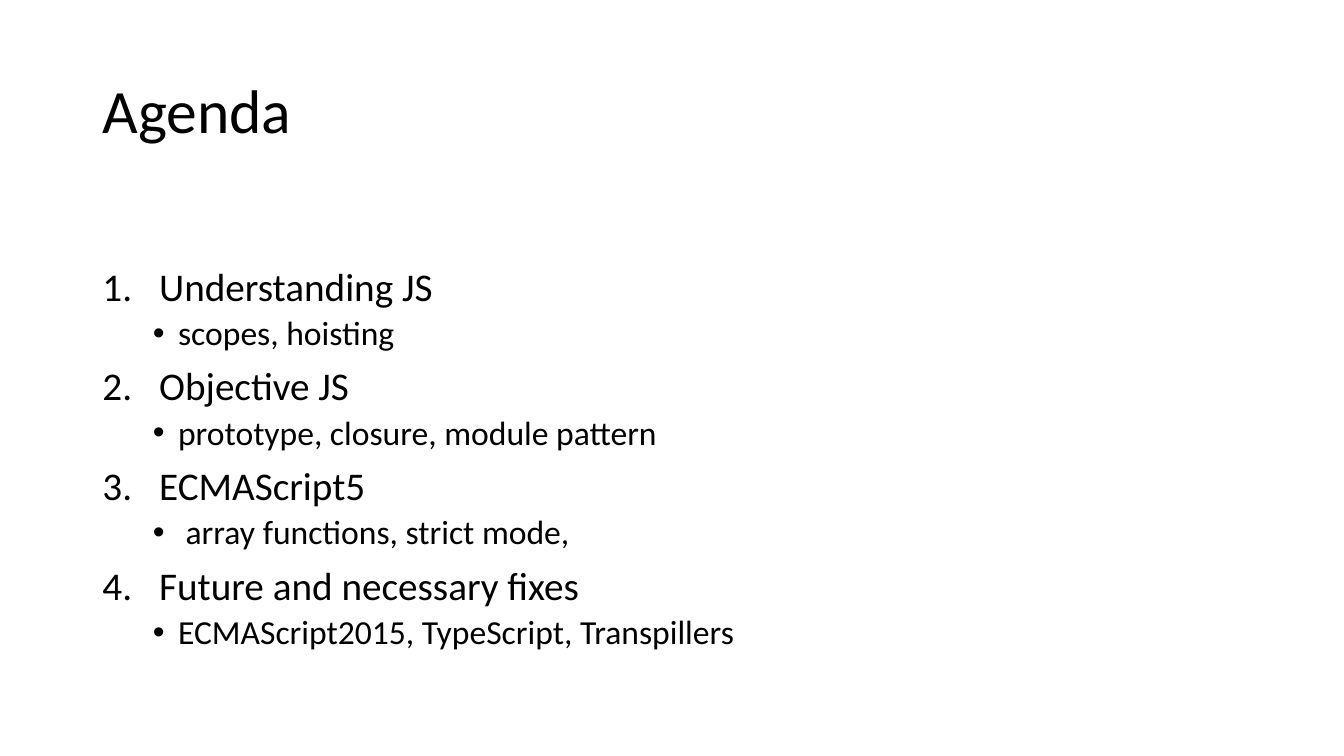
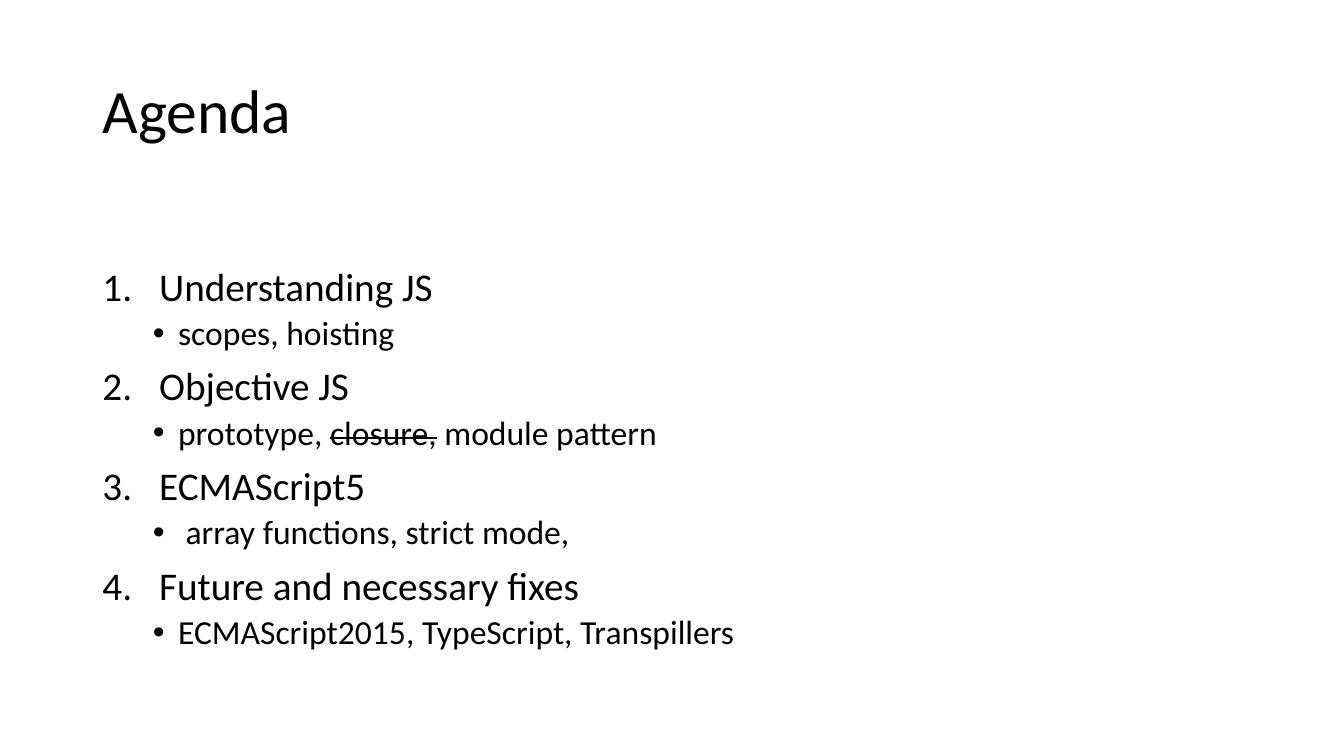
Before and after one commit to dankrz/JsTraining, a slide deck: slide 3 of JsTraining-presentation/JS Training.pptx. Drawn at 1344x756 pixels with LibreOffice and Linux fonts; fonts in the diff are those of the drawing. Boxes give left, top, right and bottom in pixels: in the first picture for what was removed or moved away, otherwise in the second. Text is boxed around its words. In the diff, an @@ line names an element or a change of style, - is before the commit and + after.

Commit message:
reduce slides

```diff
--- a/JsTraining-presentation/JS Training.pptx
+++ b/JsTraining-presentation/JS Training.pptx
@@ text at [178,421,656,451]: strikethrough on in "closure," @@
```
